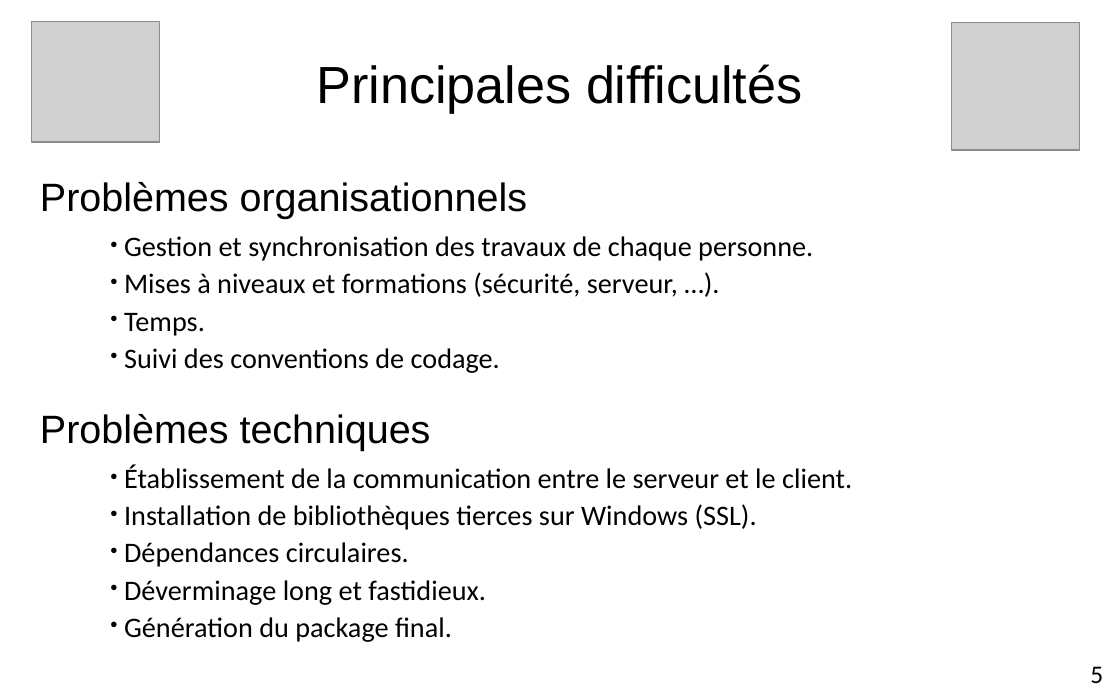
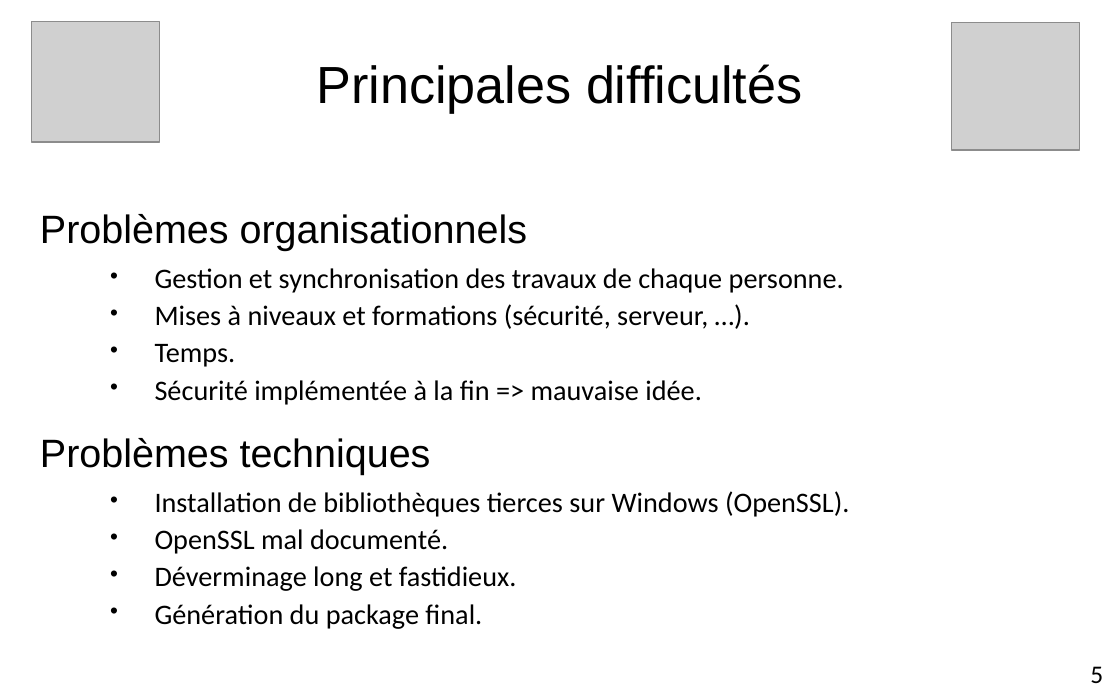
Before and after one commit to edri/ProjetChat2015, a slide deck: slide 6 of Documentation/Présentation/Projet de semestre.pptx. Drawn at 1120x700 pixels with LibreOffice and Linux fonts; fonts in the diff are those of the drawing; grey boxes stand for pictures; background and template pictures are left out. Boxes give left, top, right and bottom in pixels: in the first picture for what was removed or moved away, otherwise in the second. Text is boxed around its words. In the diff, an @@ line names an element or a change of style, - is before the commit and + after.

Commit message:
Màj de la présentation.

```diff
--- a/Documentation/Présentation/Projet de semestre.pptx
+++ b/Documentation/Présentation/Projet de semestre.pptx
@@ title "Problèmes organisationnels": place and size @@
-title "Problèmes organisationnels" at <box>40,182,527,219</box>
+title "Problèmes organisationnels" at <box>40,214,527,251</box>
@@ text "Gestion et synchronisation des travaux ...": place and size @@
-text "Gestion et synchronisation des travaux ..." at <box>124,236,813,373</box>
+text "Gestion et synchronisation des travaux ..." at <box>155,268,844,405</box>
@@ text at <box>155,268,844,367</box>: bullet ● to • @@
@@ text at <box>155,380,702,405</box>: text changed @@
-● Suivi des conventions de codage.
+• Sécurité implémentée à la fin => mauvaise idée.
@@ title "Problèmes techniques": place and size @@
-title "Problèmes techniques" at <box>40,414,431,451</box>
+title "Problèmes techniques" at <box>40,438,431,475</box>
@@ text "Installation de bibliothèques tierces sur ...": place and size @@
-text "Installation de bibliothèques tierces sur ..." at <box>124,465,852,642</box>
+text "Installation de bibliothèques tierces sur ..." at <box>155,491,850,629</box>
@@ text at <box>155,491,850,554</box>: text changed @@
-● Établissement de la communication entre le serveur et le client.
-● Installation de bibliothèques tierces sur Windows (SSL).
-● Dépendances circulaires.
+• Installation de bibliothèques tierces sur Windows (OpenSSL).
+• OpenSSL mal documenté.
@@ text at <box>155,566,517,629</box>: bullet ● to • @@
```
Also in this commit, not shown: 8 other slides changed, 1 slide added, 3 other files.
